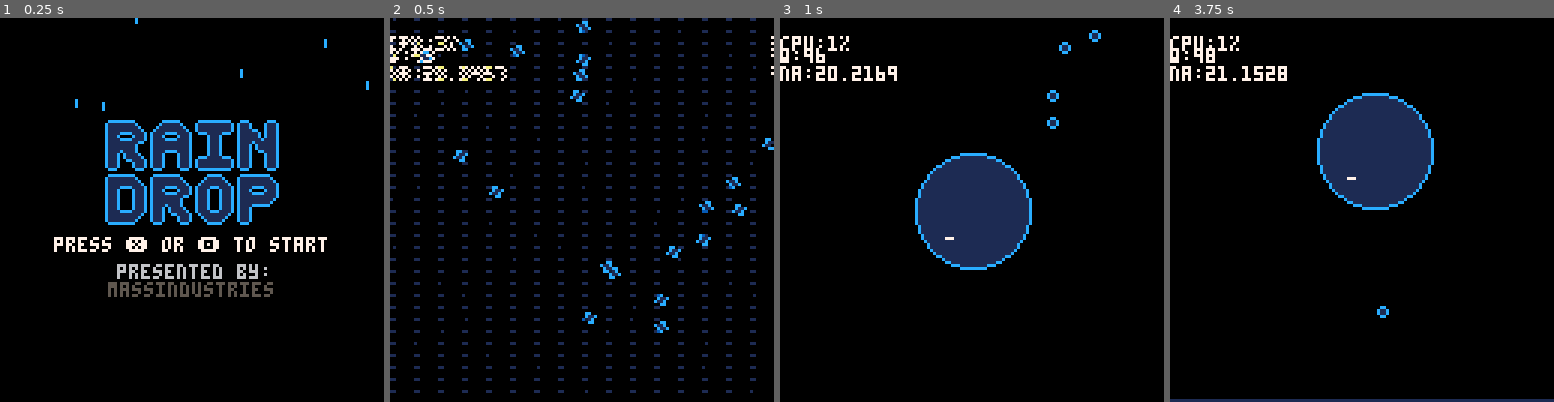
Above: before the commit, frames 1-4 (left to right).
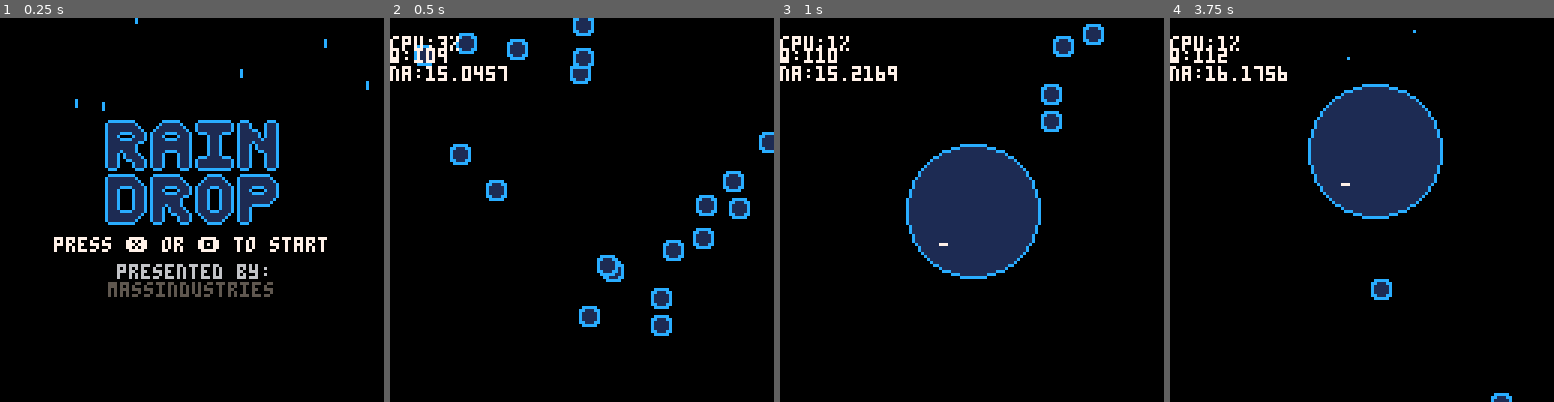
Above: after the commit, the same moments.

Repository: abemassry/rain-drop
Game: PICO-8 cartridge raindrop1.p8
Two runs of this game, one before a commit and one after it. Both use one fixed random seed, a clock stepped at 60 frames per second and the inputs below.
Inputs:
- Up to frame 1 (0.25 s): no input
- Up to frame 2 (0.5 s): tap X (X key) at 0.33 s
- Up to frame 3 (1 s): tap O (Z key) at 0.7 s
- Up to frame 4 (3.75 s): tap X (X key) at 1.07, 1.85, 2.97 s; hold Right 1.6-2.1 s; tap O (Z key) every 0.4 s from 1.7 to 3.7 s; hold Up 2.15-2.42 s; hold Right 2.47-3.03 s; hold Left 3.08-3.58 s; hold Down from 3.63 s (still down)

Frame 1 is identical in both runs. In frame 2, 11% of the frame differs, in the area x 0-100%, y 0-98%; in frame 3, 4.3%; in frame 4, 4.6%.

Commit message:
got shimmering water working

Diff:
--- a/raindrop1.p8
+++ b/raindrop1.p8
@@ -14,17 +14,19 @@
 	clouds={}
 	girders={}
 	drones={}
+	water_shimmer={}
 	overlay_state = 0
 	-- overlay_state 0 title screen
 	-- overlay_state 1 main play
 	-- overlay_state 2 pause
 	pause_length = 5
-	negative_altitude = 20 -- default 0
+	negative_altitude = 15 -- default 0
 	-- remember to change weight as well back to 1 in one_up
 	cloud_token = 0
 	girder_token = 0
 	drone_token = 0
 	hit_token = 0
+	water_shimmer_token = 1
 	dodge_state = 0
 	drone_dodge_state = 0
 	one_up_hit = 0
@@ -224,15 +226,36 @@
 	})
 end
 
-function ssp(s,x,y,c)
-	a=flr(s/16)*512+(s%16*4)+64*y+flr(x/2)
-	v=peek(a)
-	if(x%2==0) then
-		poke(a,16*flr(v/16) + c)
-	else
-		poke(a,16*c+v%16)
-	end
-end
+function add_new_shimmer(xinit, yinit)
+	add(water_shimmer, {
+		x=xinit,
+		y=yinit,
+		xmod=0,
+		xstate=1,
+		draw=function(self)
+			if self.xmod > 0 then
+				line(self.x-self.xmod, self.y, self.x+self.xmod, self.y, 0)
+			end
+		end,
+		update=function(self)
+			if (self.xstate == 1) then
+				self.xmod+=1
+			else
+				self.xmod-=1
+			end
+
+			if (self.xmod > 3) then
+				self.xstate = -1
+			end
+
+			if self.xmod < 0 then
+				del(water_shimmer, self)
+			end
+
+		end
+	})
+end
+
 
 function draw_skyline(bg_height)
 	bg_height*=2
@@ -253,10 +276,28 @@
 	spr(136, 40, bg_height+32, 6, 4, false, true)
 	spr(136, 80, bg_height+32, 6, 4, false, true)
 	spr(136, 120, bg_height+32, 6, 4, false, true)
-	-- ssp(136, 3, 4, 7) this worked
-	-- TODO: shift lines of reflected images right here
 	pal(2,130, 1)
 	pal(13, 141, 1)
+
+	-- for i=0,1 do
+	-- 	local r = flr(rnd(15))+113
+	-- 	if (r % 2 == 0 and i == 1) then
+	-- 		r+=1
+	-- 	elseif (r % 2 != 0 and i == 0) then
+	-- 		r-=1
+	-- 	end
+	-- 	add_new_shimmer(flr(rnd(128)), r)
+	-- end
+	--add_new_shimmer(flr(rnd(128)), flr(rnd(15))+113)
+	add_new_shimmer(flr(rnd(128)), flr(rnd(15))+bg_height+32+16)
+
+	for w in all(water_shimmer) do
+		if (cloud_token % 5 == 0) then
+			w:update()
+		end
+		w:draw()
+	end
+
 end
 
 function draw_sky(bg_height)
@@ -295,7 +336,7 @@
 		soundtrack=1,
 		direction=1,
 		pos=flr(rnd(4)),
-		weight=90,
+		weight=100,
 		speed=1,
 		radius=1,
 		accel=0,
Not shown, changed: todo.txt
